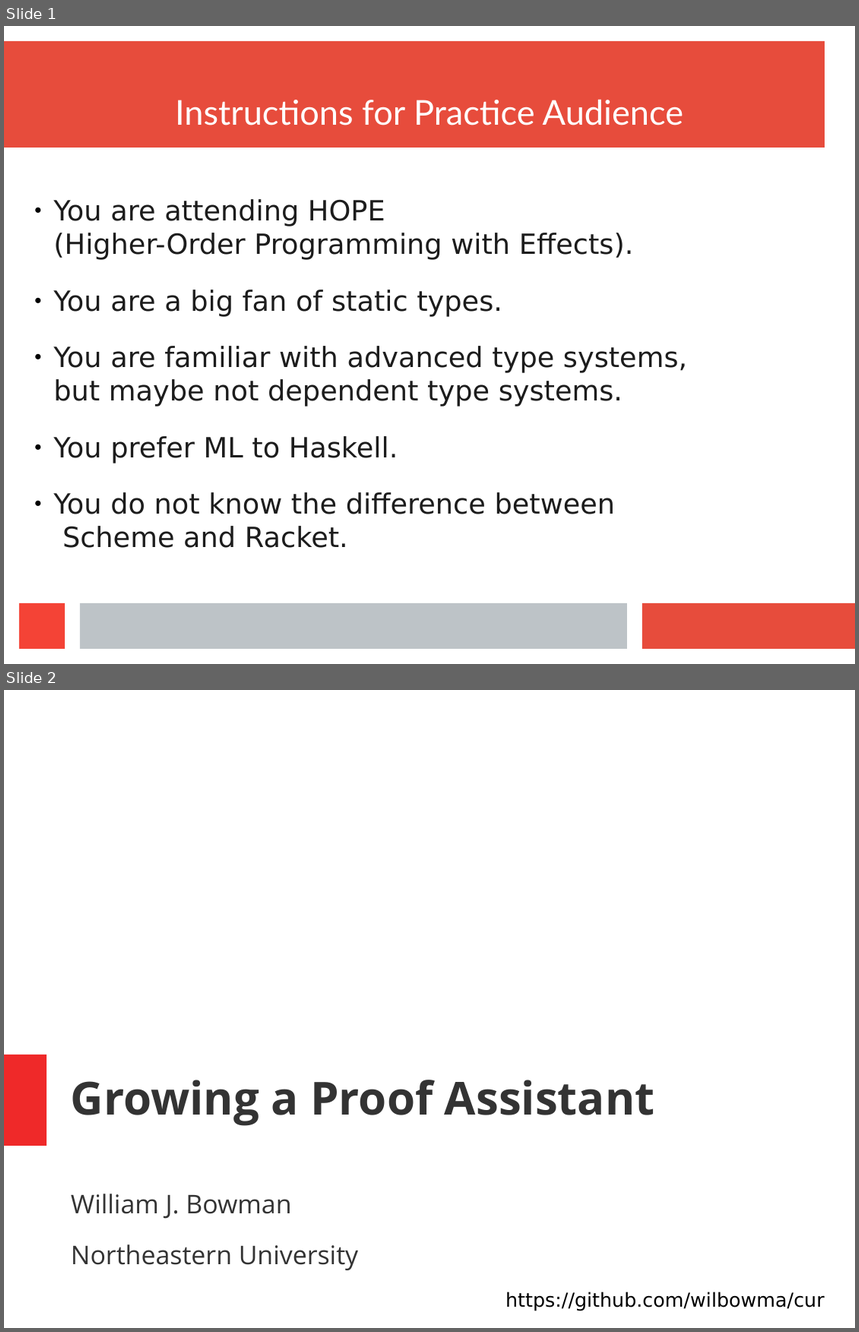
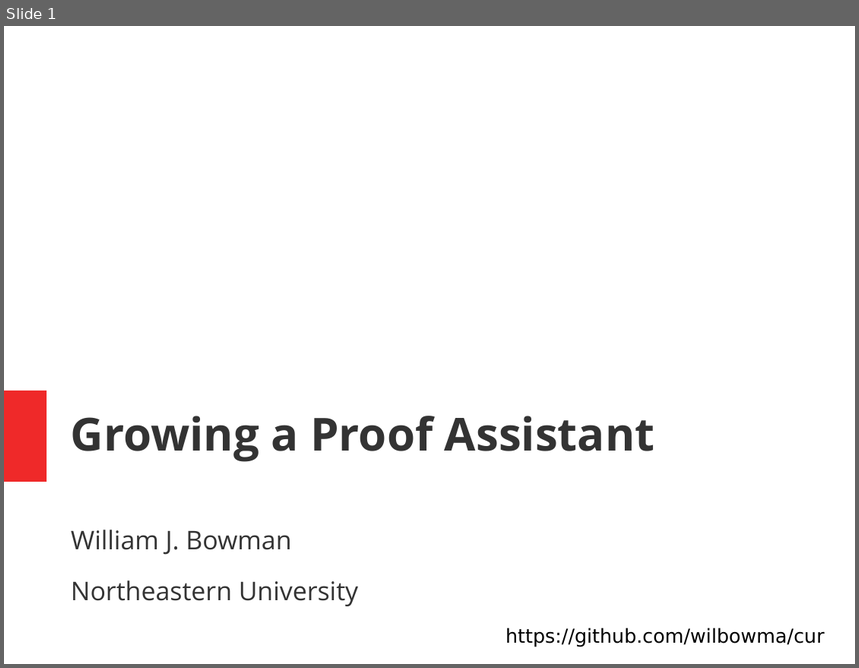
Before and after one commit to wilbowma/cur, a slide deck: hope-2016/slides.odp. Shown one above the other, each under a label of ours: slides 1 and 2 before the commit, slide 1 after it. The pictures are 859x1332 and 859x668 pixels, drawn with LibreOffice and Linux fonts; fonts in the diff are those of the drawing. Boxes give left, top, right and bottom in pixels: in the first picture for what was removed or moved away, otherwise in the second. Text is boxed around its words. In the diff, an @@ line names an element or a change of style, - is before the commit and + after.

```diff
--- a/hope-2016/slides.odp
+++ b/hope-2016/slides.odp
@@ slide 1 removed at (4, 26, 855, 664), background #FFFFFF @@
@@ rectangle removed at (4, 41, 825, 148) @@
@@ title removed at (175, 99, 683, 126) @@
-Instructions for Practice Audience
@@ text removed at (53, 199, 687, 548) @@
-● You are attending HOPE
-  (Higher-Order Programming with Effects).
-● You are a big fan of static types.
-● You are familiar with advanced type systems,
-  but maybe not dependent type systems.
-● You prefer ML to Haskell.
-● You do not know the difference between
-  Scheme and Racket.
@@ rectangle removed at (19, 604, 65, 649) @@
@@ rectangle removed at (80, 604, 627, 649) @@
@@ rectangle removed at (643, 604, 855, 649) @@
@@ what was slide 2 is now slide 1 @@
```
Also in this commit, not shown: 10 slides changed, 9 slides added, 1 other slide removed.
